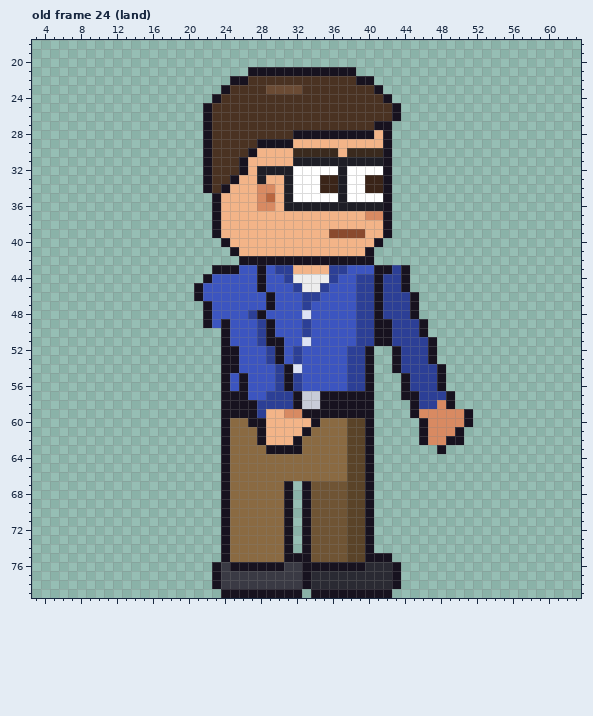
Pixel-art file -- sprites/staff/office_dan_right_anim.aseprite. This is how it looked before the edit.
64x80 pixels, 123 frames. Colours within 5 levels of each other are drawn and written as one. Shown: old frame 24 (land): x 3..63, y 18..79. The commit also changed other frames, which this record leaves out.
After:
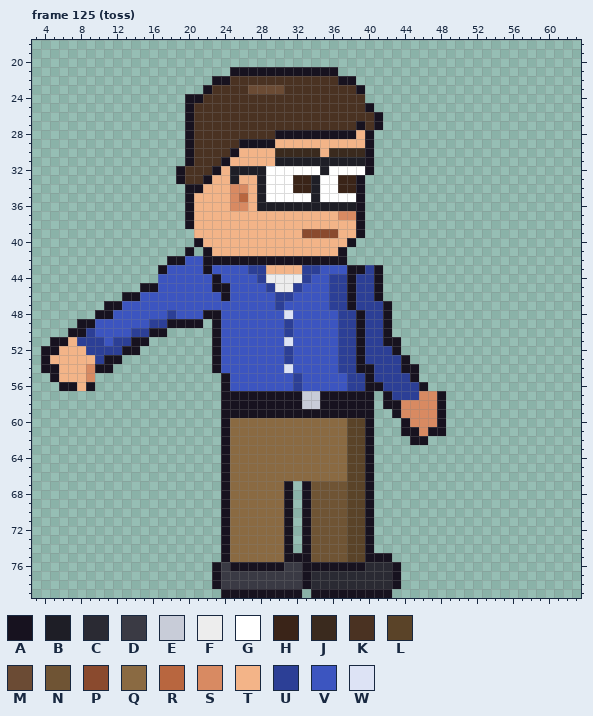
Palette (. is transparent): A #17121f  B #1e1e26  C #2a2a33  D #3a3a44  E #c8ccd8  F #ededed  G #ffffff  H #3a2418  J #3a2a1e  K #4a3222  L #5a4328  M #6b4b34  N #6f5434  P #8a4a2e  Q #8a6a42  R #b8663f  S #d88a62  T #f3b488  U #2c3f96  V #3c55c0  W #dde3f5
A new or re-ordered frame is compared with the old frame closest to it.
Edits made:
frames 123 -> 129
Changed rows in their new state; - is an unchanged pixel.
Frame 125 (toss) is new; against old frame 24 (land):
first column x 4:
21 ---------------------AA----------..-------------
22 -------------------AAKK----------AA..-----------
23 ------------------AKK--MM--KK------A..----------
24 ----------------AAKK----------------...---------
25 ----------------AKK-----------------A...--------
26 ----------------AKK------------------A..--------
27 ----------------AKK----------------A--.---------
28 ----------------AKK-------AA-------T-..---------
29 ----------------AKK---AA--TT--------A..---------
30 ----------------AKK--ATT--JJ---T-J--A..---------
31 ----------------AKK-ATT---BB--------A..---------
32 ---------------AKKKATBBB-GGG---B-G--A..---------
33 ---------------AKK-TTB---GGGHHBGGHHA...---------
34 ----------------AATTTSS-BGGGHHBGGHHA...---------
35 ----------------ATTT-SR-BGGG--B--G-A...---------
36 ----------------ATTT-SS-BBB--------A...---------
37 ----------------ATTT-------------SSA...---------
38 ----------------ATTT---------------A...---------
39 -----------------TTT---------PPP-TTA...---------
40 -----------------ATTT-------------A...----------
41 ----------------A-ATTT-----------A...-----------
42 --------------AAVVAAAA------------...-----------
43 -------------AVVVVAVVV-UUTTT-UUVVVAAU-...-------
44 -------------VVVVVVA----UFFF-UVV-UA---...-------
45 -----------AAVVVVV-AA---VUFF-VVVUUA---...-------
46 ---------AAVVVVVVV--A----VUU-VV-UUA---....------
47 -------AAVVVVVVVVVV------VU--V--UUA--UA...------
48 ------AAVVVVVVUVVV-A---VV--W-V---UUA-UA...------
49 ----AAVVVVVVUUAAAA.AV---VV-U-V---UUA-U-....-----
50 ---AAUVVVVUUAA-----AV---VV-U-V---UUA-U-....-----
51 -AATUUUVUUAA-------AV---VVVW-V---UUA-U-A....----
52 AATTTUUUUAA--------AVV---VVUV----U-AUUU-....----
53 ATTTTTUAA----------AVV---VVUV----U-AUUUUA...----
54 AATTTSAA-----------AVV----VWV----U-A-UUUAA...---
55 -ATTTS----------------V---VV---------UUUUA...---
56 --AATA----------------V---VV---------AUUU-A..---
57 -----------------------AAAAA----------AUUUSSA.--
58 ------------------------AAAA----------AASSSSA.--
59 ------------------------AAAAA----------ASS--A...
60 -----------------------QQQQQQQQ---------ASS-A...
61 ------------------------QQQQQQ----------AASAA..-
62 ------------------------QQQQQ------------A-....-
63 -------------------------QQQQ---------------.---
Where, in picture pixels (left, top, right, bottom), the same in both pictures:
changed: (41, 67, 473, 454)
